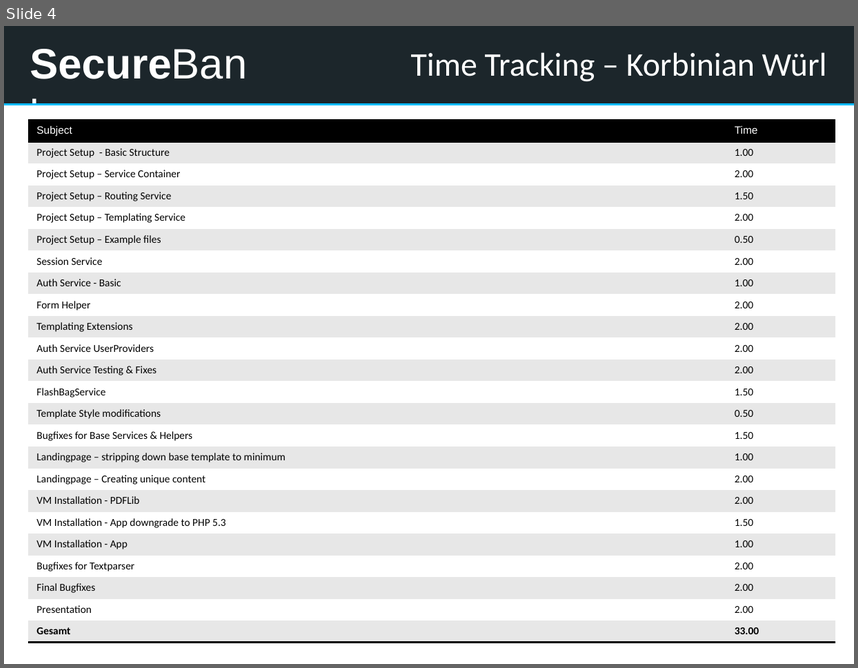
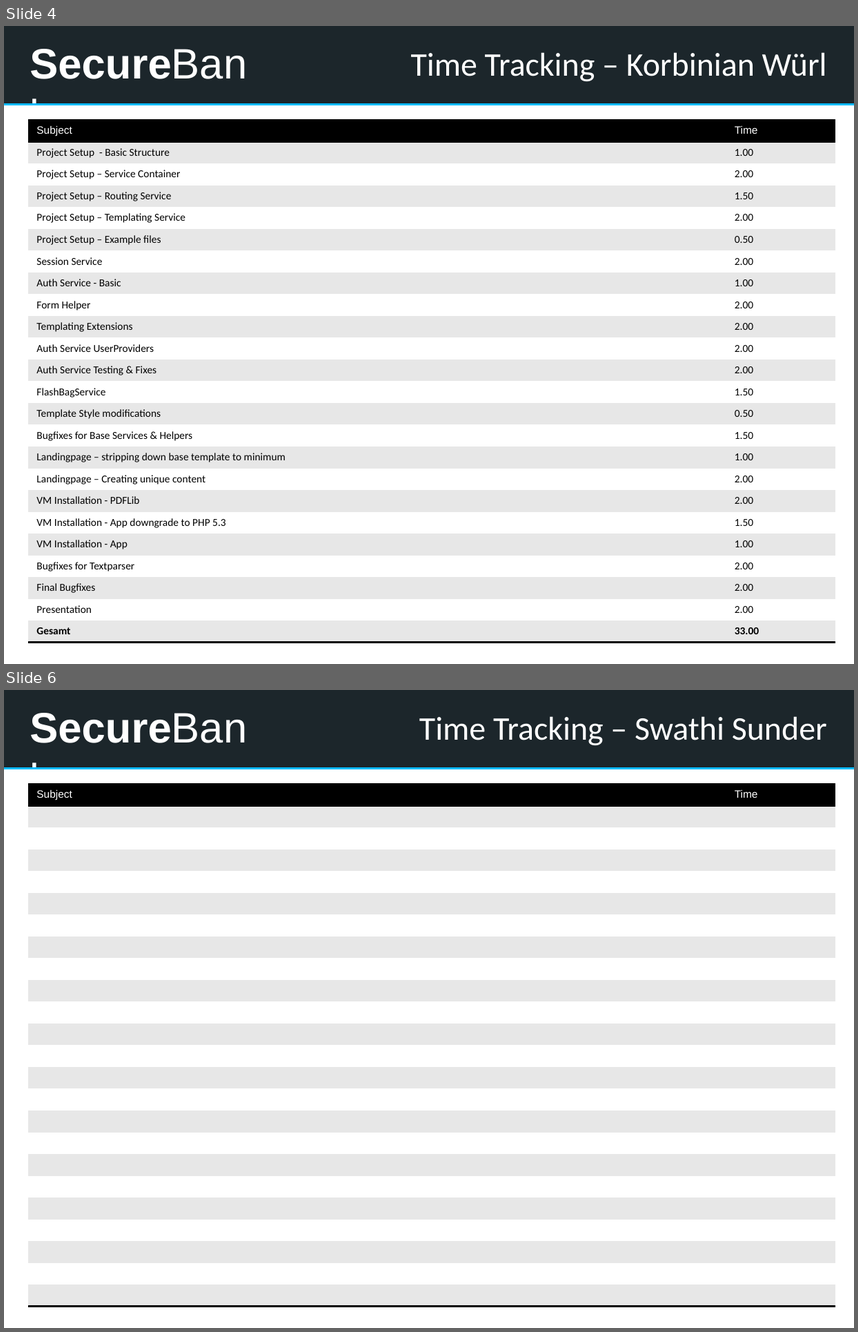
Before and after one commit to kwuerl/secure-coding-team-8, a slide deck: presentation1.pptx. Shown one above the other, each under a label of ours: slide 4 before the commit, slides 4 and 6 after it; the slides between them are not shown. The pictures are 858x668 and 858x1332 pixels, drawn with LibreOffice and Linux fonts; fonts in the diff are those of the drawing. Boxes give left, top, right and bottom in pixels: in the first picture for what was removed or moved away, otherwise in the second. Text is boxed around its words. In the diff, an @@ line names an element or a change of style, - is before the commit and + after.

```diff
--- a/presentation1.pptx
+++ b/presentation1.pptx
@@ slide 6 added at (x1=4, y1=690, x2=854, y2=1328), background #EAEFF4; not listed: 4 template elements that a slide beside it also shows @@
@@ title added at (x1=419, y1=716, x2=827, y2=746), 28 pt, text #FFFFFF @@
+Time Tracking – Swathi Sunder
@@ table added at (x1=29, y1=784, x2=836, y2=1306), 24 rows, 2 columns @@
+Subject | Time
+ | 
+ | 
+ | 
+ | 
+ | 
+ | 
+ | 
+ | 
+ | 
+ | 
+ | 
+ | 
+ | 
+ | 
+ | 
+ | 
+ | 
+ | 
+ | 
+ | 
+ | 
+ | 
+ | 
```
Also in this commit, not shown: 3 other slides added.
